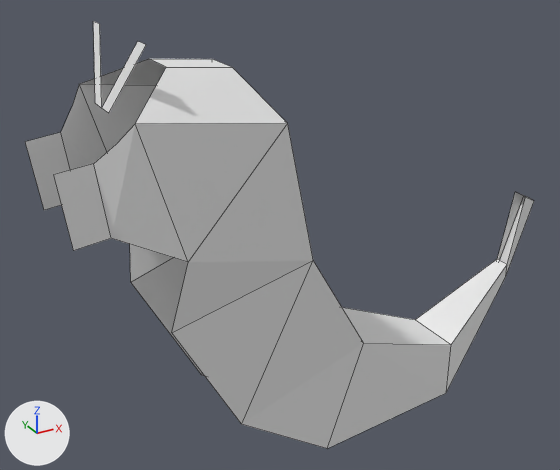
An edit to the OBJ model TPFinal/Resources/chenipan.obj, drawn before and after from the same camera.
The view is the same before and after, from a camera (50 mm lens) standing at (-8.4, -12.34, 10.94) and looking at (-1.33, 0.51, 4.51). The lights are fixed; the arrows at lower left show +X, +Y and +Z. Mesh edges are drawn as thin lines. Where no turn or scale is listed for an object, it has been applied to the vertices.
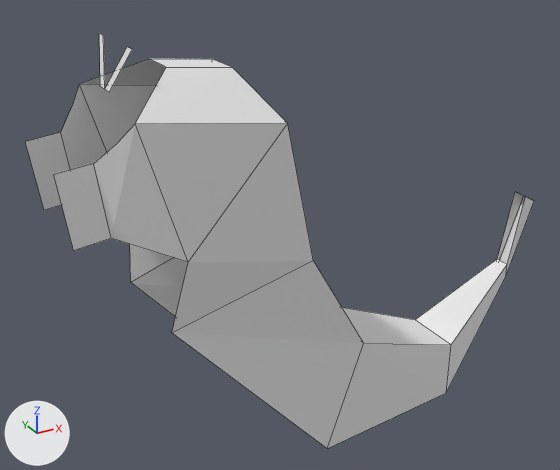
What differs and where, as boxes [x1, y1, x2, y2] in the pictures (560 x 470 px; the box of a moved part takes in the faces that stretch with it):
'Cube', reshaped
    before: [25, 21, 534, 448]
    after: [25, 33, 534, 448]
part 1 of me_cube, moved or reshaped
    before: [93, 21, 146, 113]
    after: [99, 33, 132, 92]
part 2 of me_cube, cut back
    both: [131, 258, 364, 448]

The edits, one by one:
me_cube has 49 vertices, 31 faces and spans x -6.04..5.16, y -1.5..1.5, z 0.0..8.93.
me_cube is used by ob_cube; location (0.0, 0.0, 0.0).
Verts and faces of me_cube; kept vertices keep their numbers, new ones are numbered from 49.
Before the commit, vertices of me_cube: 0 (-1.0, -1.0, 0.0) at pixel (327, 448), 1 (-1.0, 1.0, 0.0), 2 (-0.17, -1.0, 2.39) at pixel (363, 343), 3 (-0.17, 1.0, 2.39), 8 (-3.02, -0.98, 1.36) at pixel (241, 424).
Before the commit, vertices of me_cube: 9 (-3.02, 0.98, 1.36) at pixel (201, 375), 18 (-4.38, -1.1, 3.91) at pixel (171, 332), 19 (-4.38, 1.1, 3.91) at pixel (130, 282), 20 (-1.63, -1.31, 4.76) at pixel (313, 260), 21 (-1.63, 1.31, 4.76).
me_cube part 1: the loose piece of 7 vertices spanning x -4.96..-4.57, y -1.35..1.32, z 7.76..8.93 is scaled about its middle by 0.633, then moved by (0.01, -0.01, 0.08).
Part 2, on me_cube:
Vertices deleted: 8, 9 (with the faces that use them).
New faces: (0, 2, 20, 18), (1, 19, 21, 3).
